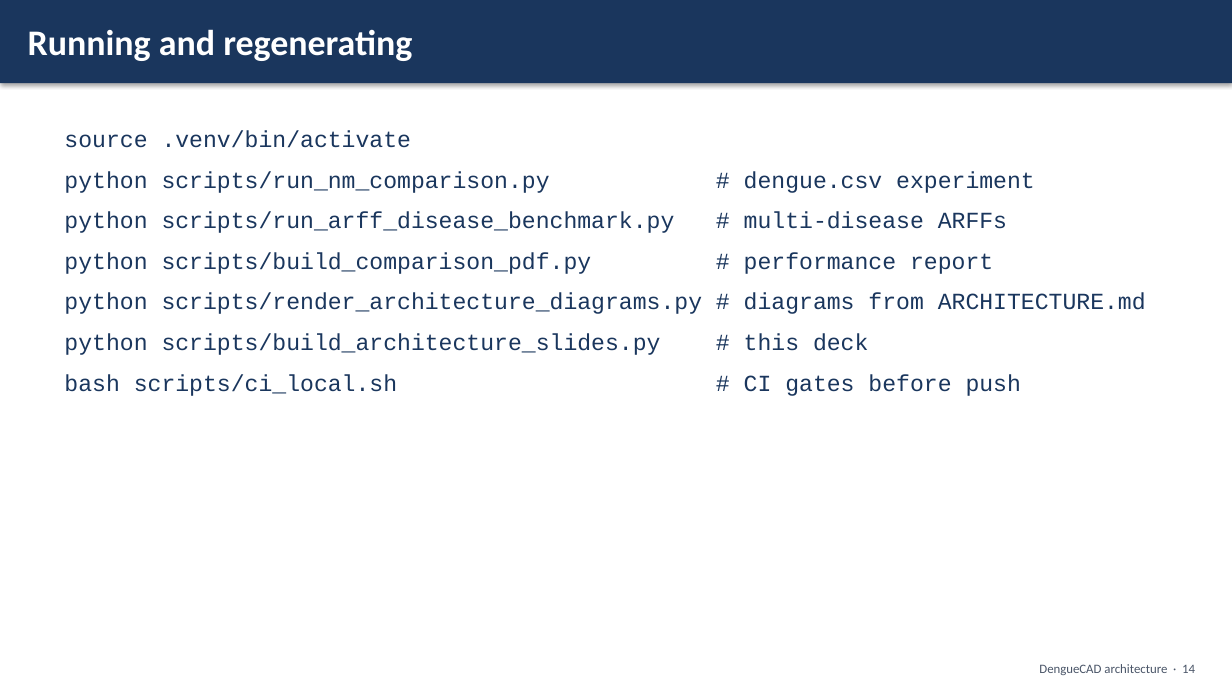
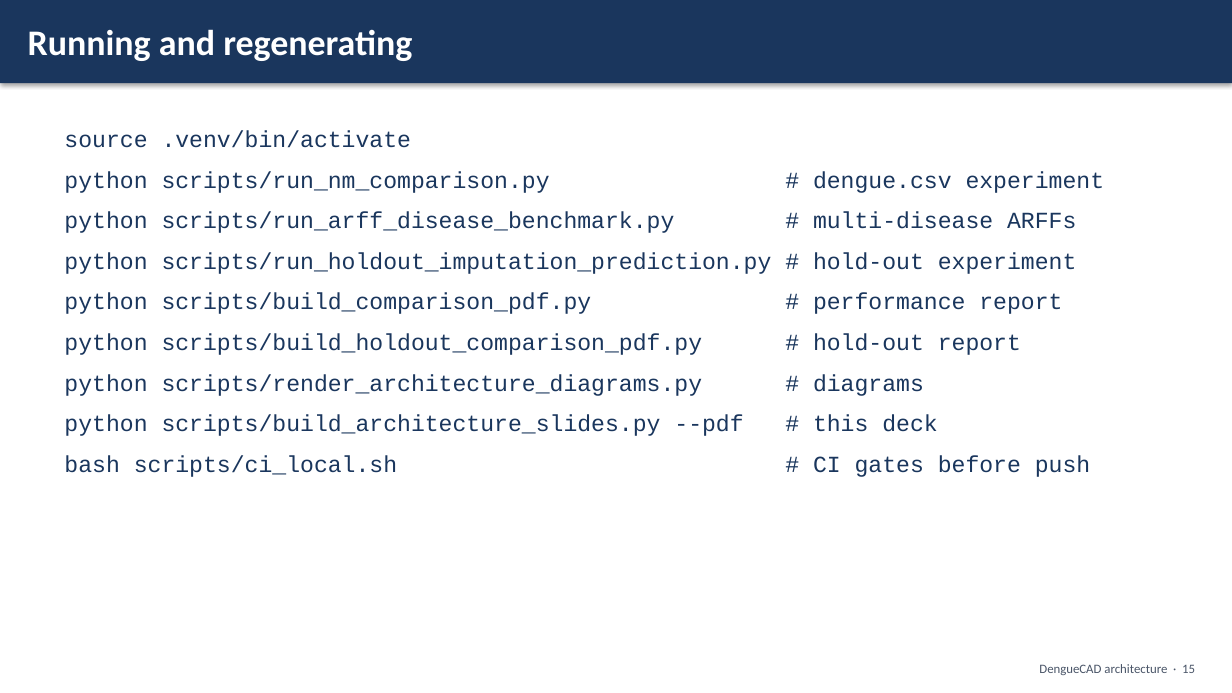
Before and after one commit to mrvr/DengueCAD, a slide deck: slide 15 of docs/DengueCAD_Architecture_Slides.pptx (slide 14 before the commit). Drawn at 1232x693 pixels with LibreOffice and Linux fonts; fonts in the diff are those of the drawing. Boxes give left, top, right and bottom in pixels: in the first picture for what was removed or moved away, otherwise in the second. Text is boxed around its words. In the diff, an @@ line names an element or a change of style, - is before the commit and + after.

```diff
--- a/docs/DengueCAD_Architecture_Slides.pptx
+++ b/docs/DengueCAD_Architecture_Slides.pptx
@@ text at <box>64,252,1077,274</box>: paragraph added @@
+python scripts/run_holdout_imputation_prediction.py # hold-out experiment
@@ text at <box>64,333,1021,436</box>: text changed @@
-python scripts/render_architecture_diagrams.py # diagrams from ARCHITECTURE.md
-python scripts/build_architecture_slides.py # this deck
+python scripts/build_holdout_comparison_pdf.py # hold-out report
+python scripts/render_architecture_diagrams.py # diagrams
+python scripts/build_architecture_slides.py --pdf # this deck
@@ text at <box>1039,664,1195,675</box>: text changed @@
-DengueCAD architecture · 14
+DengueCAD architecture · 15
```
Also in this commit, not shown: 8 other slides changed, 1 slide added, 12 other files.
